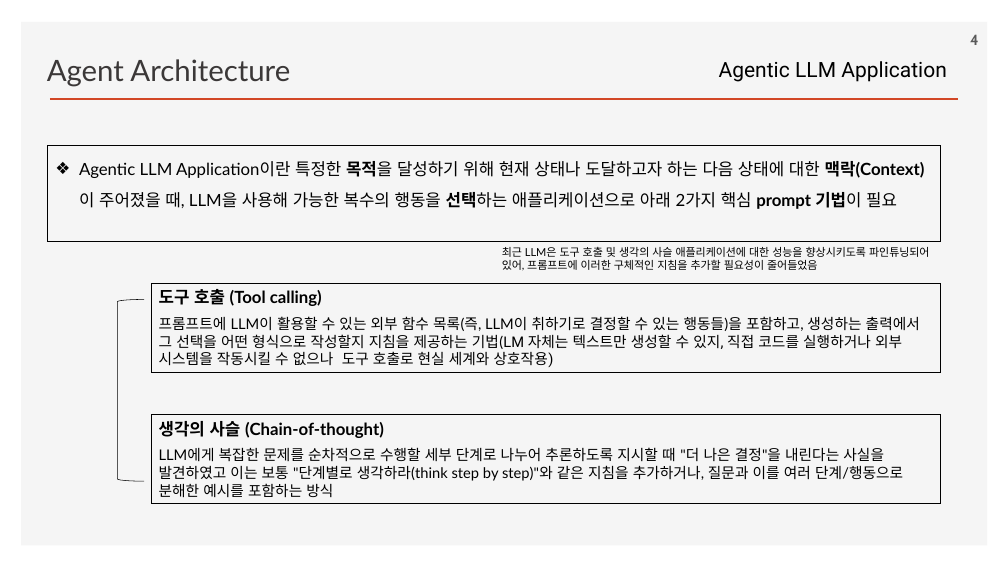
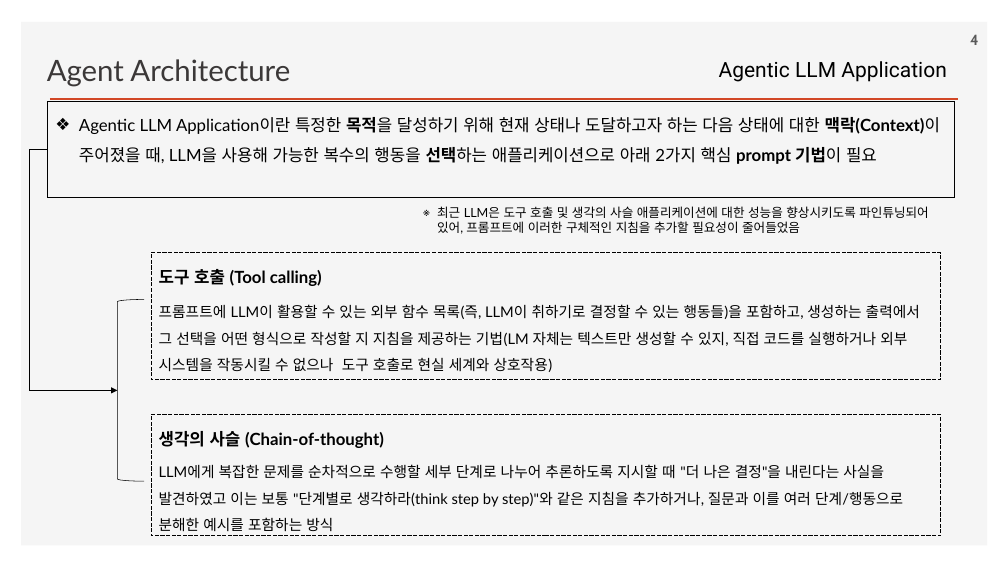
Before and after one commit to ancestor9/2026_Fall_Learning-Langchain-AI-Agent, a slide deck: slide 4 of ppts/CHAPTER 6 Agent Architecture.pptx. Drawn at 1008x567 pixels with LibreOffice and Linux fonts; fonts in the diff are those of the drawing; background and template pictures are left out. Boxes give left, top, right and bottom in pixels: in the first picture for what was removed or moved away, otherwise in the second. Text is boxed around its words. In the diff, an @@ line names an element or a change of style, - is before the commit and + after.

```diff
--- a/ppts/CHAPTER 6 Agent Architecture.pptx
+++ b/ppts/CHAPTER 6 Agent Architecture.pptx
@@ rectangle "Agentic LLM Application이란 특정한 목적을 ...": place and size @@
-rectangle "Agentic LLM Application이란 특정한 목적을 ..." at (48, 145, 941, 241)
+rectangle "Agentic LLM Application이란 특정한 목적을 ..." at (48, 101, 954, 197)
@@ elbow arrow added from (48, 149) to (117, 390), #000000 0.5 pt @@
@@ text "최근 LLM은 도구 호출 및 ...": place and size @@
-text "최근 LLM은 도구 호출 및 ..." at (502, 247, 929, 271)
+text "최근 LLM은 도구 호출 및 ..." at (437, 206, 928, 234)
@@ text "최근 LLM은 도구 호출 및 ..." at (437, 206, 928, 234): size 10.5 to 12 pt; bullet none to ※ @@
@@ rectangle "도구 호출 (Tool calling)": place and size @@
-rectangle "도구 호출 (Tool calling)" at (151, 284, 941, 373)
+rectangle "도구 호출 (Tool calling)" at (151, 253, 941, 380)
@@ rectangle "도구 호출 (Tool calling)" at (151, 253, 941, 380): outline #000000 0.75 pt to #000000 0.75 pt dashed @@
@@ text in rectangle at (159, 269, 322, 286): line spacing 1 to 1.5 @@
@@ text in rectangle at (159, 304, 920, 372): text changed @@
-프롬프트에 LLM이 활용할 수 있는 외부 함수 목록(즉, LLM이 취하기로 결정할 수 있는 행동들)을 포함하고, 생성하는 출력에서 그 선택을 어떤 형식으로 작성할지 지침을 제공하는 기법(LM 자체는 텍스트만 생성할 수 있지, 직접 코드를 실행하거나 외부 시스템을 작동시킬 수 없으나 도구 호출로 현실 세계와 상호작용)
+프롬프트에 LLM이 활용할 수 있는 외부 함수 목록(즉, LLM이 취하기로 결정할 수 있는 행동들)을 포함하고, 생성하는 출력에서 그 선택을 어떤 형식으로 작성할 지 지침을 제공하는 기법(LM 자체는 텍스트만 생성할 수 있지, 직접 코드를 실행하거나 외부 시스템을 작동시킬 수 없으나 도구 호출로 현실 세계와 상호작용)
@@ rectangle "생각의 사슬 (Chain-of-thought)": place and size @@
-rectangle "생각의 사슬 (Chain-of-thought)" at (151, 414, 941, 504)
+rectangle "생각의 사슬 (Chain-of-thought)" at (151, 414, 941, 535)
@@ rectangle "생각의 사슬 (Chain-of-thought)" at (151, 414, 941, 535): line spacing 1 to 1.5; outline #000000 0.75 pt to #000000 0.75 pt dashed @@
```
Also in this commit, not shown: 5 other slides changed, 1 other file.
